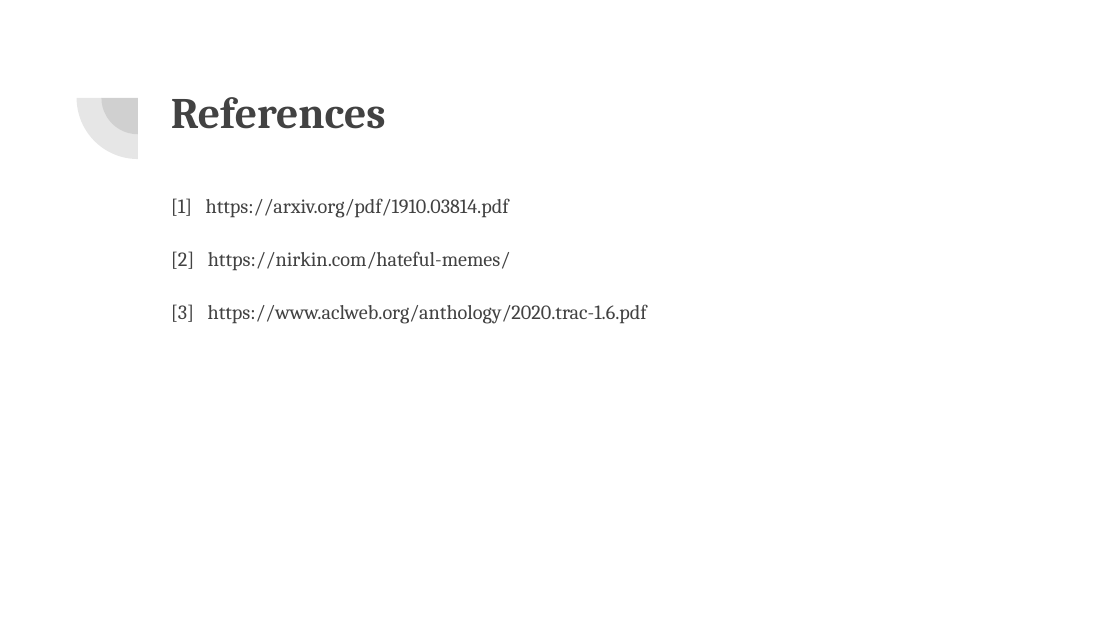
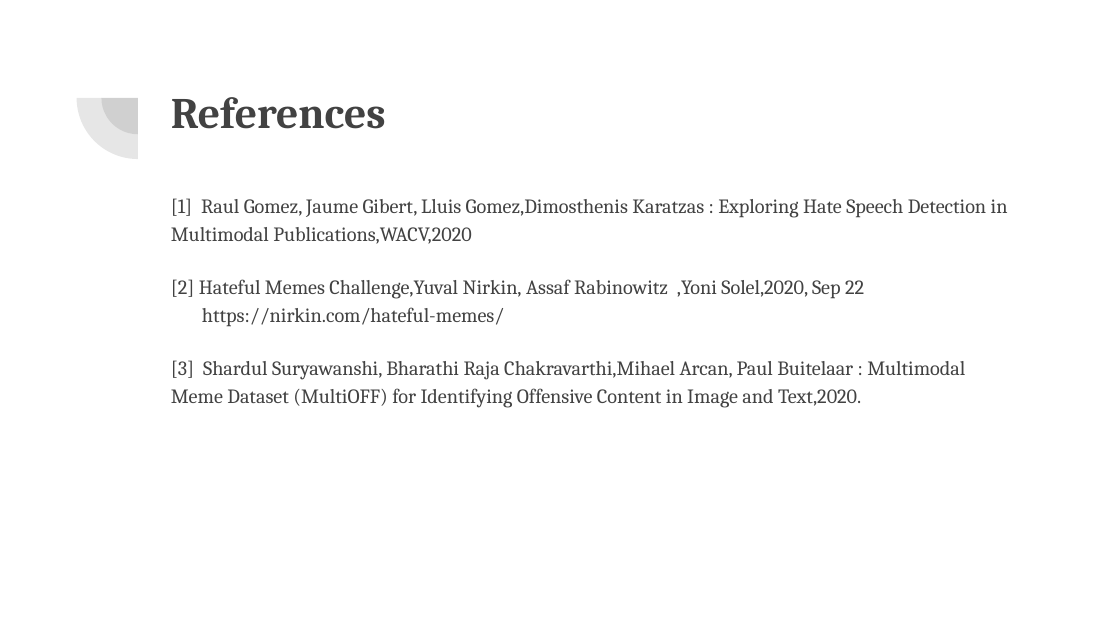
Before and after one commit to VarunBohara/Mini-Project-Documents, a slide deck: slide 14 of MINI PROJECT REVIEW.pptx. Drawn at 1120x630 pixels with LibreOffice and Linux fonts; fonts in the diff are those of the drawing. Boxes give left, top, right and bottom in pixels: in the first picture for what was removed or moved away, otherwise in the second. Text is boxed around its words. In the diff, an @@ line names an element or a change of style, - is before the commit and + after.

```diff
--- a/MINI PROJECT REVIEW.pptx
+++ b/MINI PROJECT REVIEW.pptx
@@ text at (171, 198, 1008, 408): text changed @@
-[1] https://arxiv.org/pdf/1910.03814.pdf
-[2] https://nirkin.com/hateful-memes/
-[3] https://www.aclweb.org/anthology/2020.trac-1.6.pdf
+[1] Raul Gomez, Jaume Gibert, Lluis Gomez,Dimosthenis Karatzas : Exploring Hate Speech Detection in Multimodal Publications,WACV,2020
+[2] Hateful Memes Challenge,Yuval Nirkin, Assaf Rabinowitz ,Yoni Solel,2020, Sep 22
+https://nirkin.com/hateful-memes/
+[3] Shardul Suryawanshi, Bharathi Raja Chakravarthi,Mihael Arcan, Paul Buitelaar : Multimodal Meme Dataset (MultiOFF) for Identifying Offensive Content in Image and Text,2020.
```
Also in this commit, not shown: 6 other slides changed, 2 slides added, 2 slides removed.
